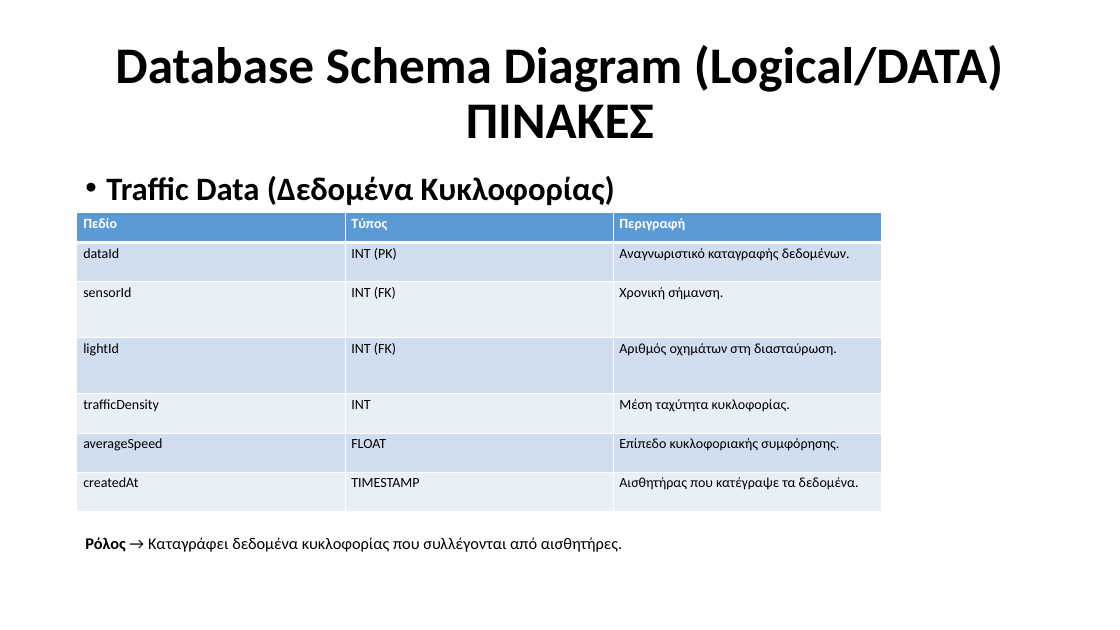
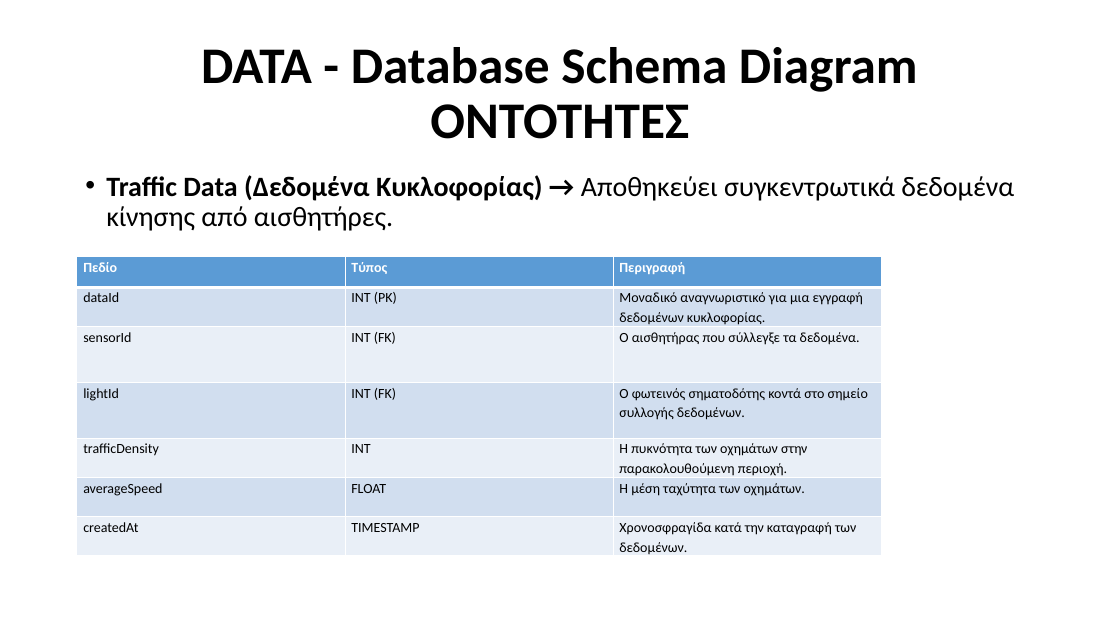
Before and after one commit to Ath21/STL_Drive, a slide deck: slide 11 of Presentation.pptx (slide 14 before the commit). Drawn at 1120x630 pixels with LibreOffice and Linux fonts; fonts in the diff are those of the drawing. Boxes give left, top, right and bottom in pixels: in the first picture for what was removed or moved away, otherwise in the second. Text is boxed around its words. In the diff, an @@ line names an element or a change of style, - is before the commit and + after.

```diff
--- a/Presentation.pptx
+++ b/Presentation.pptx
@@ title at (201,47,918,139): text changed @@
-Database Schema Diagram (Logical/DATA)
-ΠΙΝΑΚΕΣ
+DATA - Database Schema Diagram
+ΟΝΤΟΤΗΤΕΣ
@@ text at (106,175,1014,231): text changed; size 14 to 24 pt @@
-• Traffic Data (Δεδομένα Κυκλοφορίας)
-Ρόλος → Καταγράφει δεδομένα κυκλοφορίας που συλλέγονται από αισθητήρες.
+• Traffic Data (Δεδομένα Κυκλοφορίας) → Αποθηκεύει συγκεντρωτικά δεδομένα κίνησης από αισθητήρες.
@@ table at (77,257,881,558) @@
-row 2, column 3: Αναγνωριστικό καταγραφής δεδομένων.
+row 2, column 3: Μοναδικό αναγνωριστικό για μια εγγραφή δεδομένων κυκλοφορίας.
-row 3, column 3: Χρονική σήμανση.
+row 3, column 3: Ο αισθητήρας που σύλλεγξε τα δεδομένα.
-row 4, column 3: Αριθμός οχημάτων στη διασταύρωση.
+row 4, column 3: Ο φωτεινός σηματοδότης κοντά στο σημείο συλλογής δεδομένων.
-row 5, column 3: Μέση ταχύτητα κυκλοφορίας.
+row 5, column 3: Η πυκνότητα των οχημάτων στην παρακολουθούμενη περιοχή.
-row 6, column 3: Επίπεδο κυκλοφοριακής συμφόρησης.
+row 6, column 3: Η μέση ταχύτητα των οχημάτων.
-row 7, column 3: Αισθητήρας που κατέγραψε τα δεδομένα.
+row 7, column 3: Χρονοσφραγίδα κατά την καταγραφή των δεδομένων.
@@ table: place and size @@
-table at (77,213,881,512)
+table at (77,257,881,558)
```
Also in this commit, not shown: 18 other slides changed, 5 slides removed, 2 other files.
